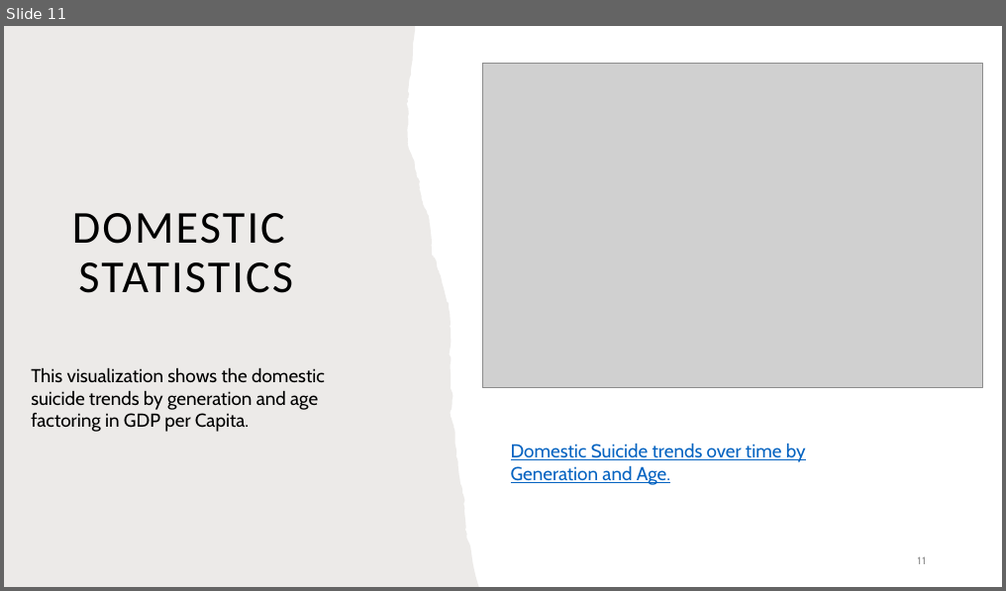
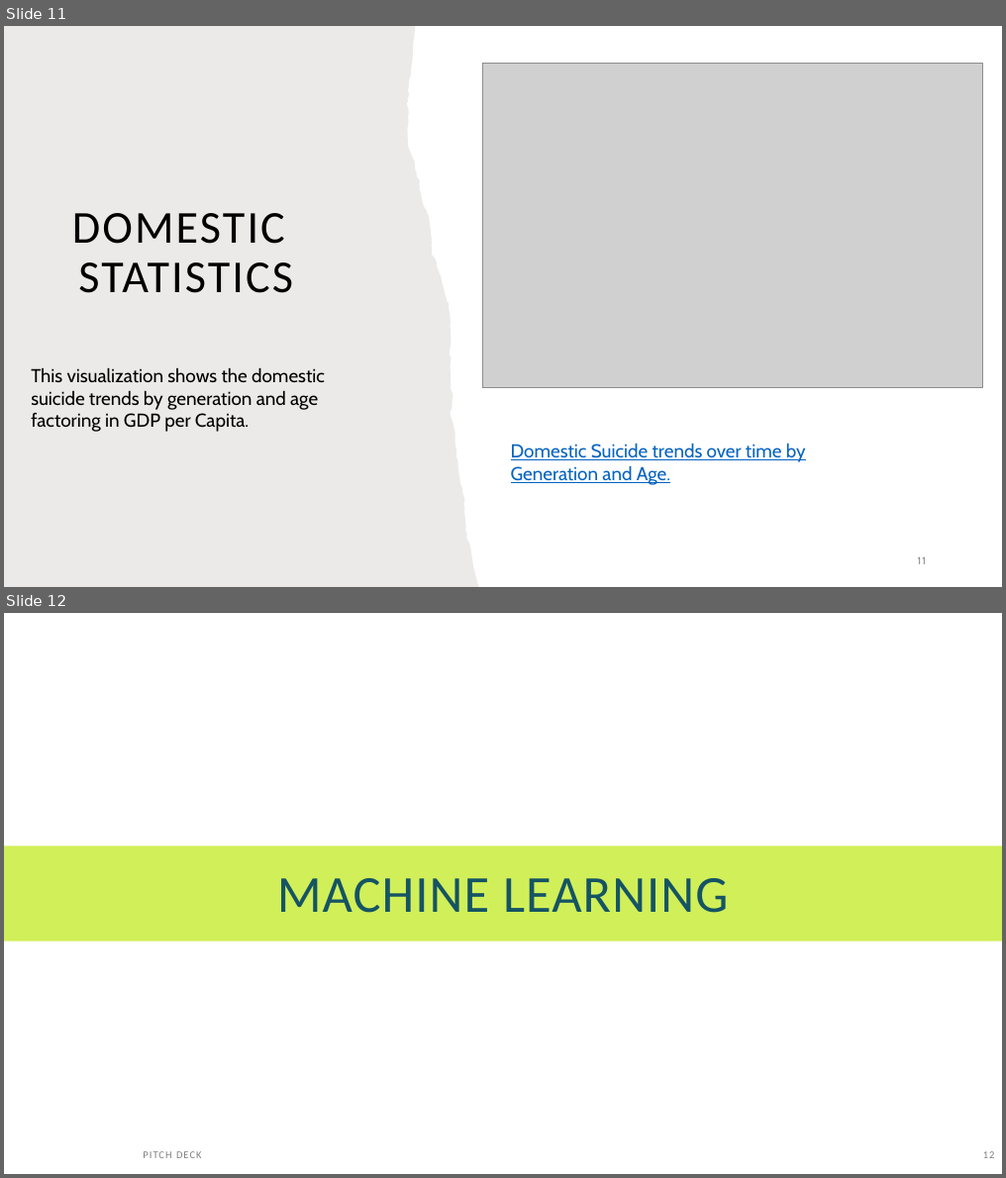
Before and after one commit to ejmatthe/project-four, a slide deck: Project 4.pptx. Shown one above the other, each under a label of ours: slide 11 before the commit, slides 11 and 12 after it. The pictures are 1006x591 and 1006x1178 pixels, drawn with LibreOffice and Linux fonts; fonts in the diff are those of the drawing; grey boxes stand for pictures. Boxes give left, top, right and bottom in pixels: in the first picture for what was removed or moved away, otherwise in the second. Text is boxed around its words. In the diff, an @@ line names an element or a change of style, - is before the commit and + after.

Commit message:
Added slides for machine learning

```diff
--- a/Project 4.pptx
+++ b/Project 4.pptx
@@ slide 12 added at [4,613,1002,1174], background #FFFFFF @@
@@ rectangle added at [4,846,1002,941], fill #D1EF59 @@
@@ title added at [277,878,728,913], 50 pt, text none @@
+MACHINE LEARNING
@@ text added at [143,1152,202,1158], 10 pt, text #808080 @@
+PITCH DECK
@@ page number added at [983,1152,995,1158], 10 pt, text #808080 @@
+12
```
Also in this commit, not shown: 3 other slides added.
